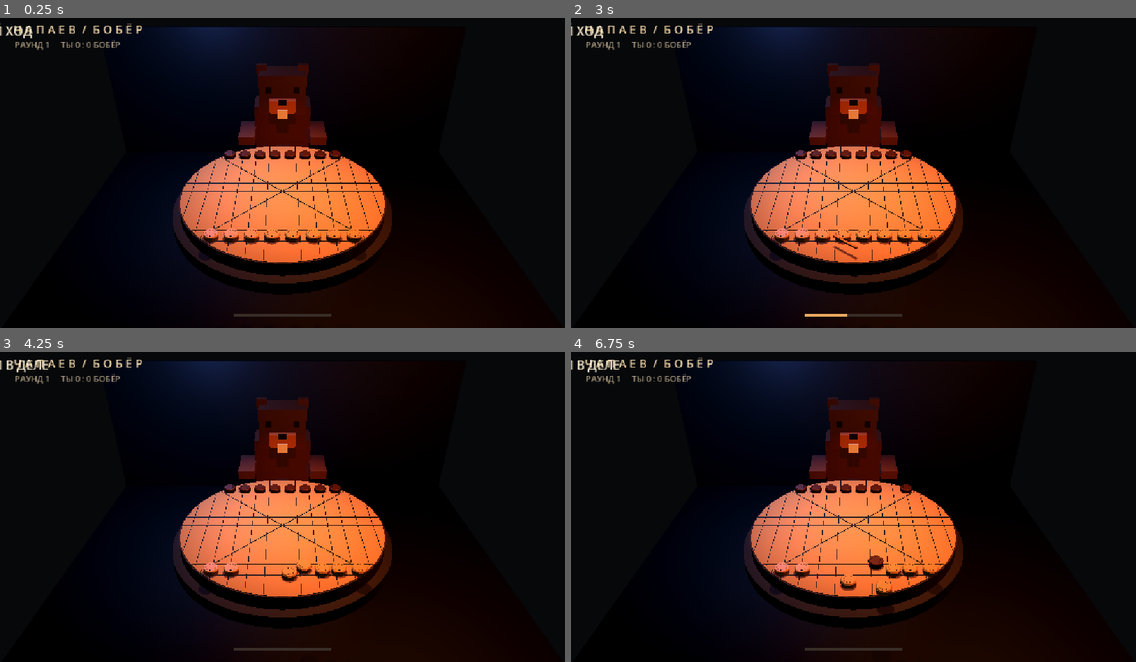
Above: before the commit, frames 1-4 (two rows, left to right).
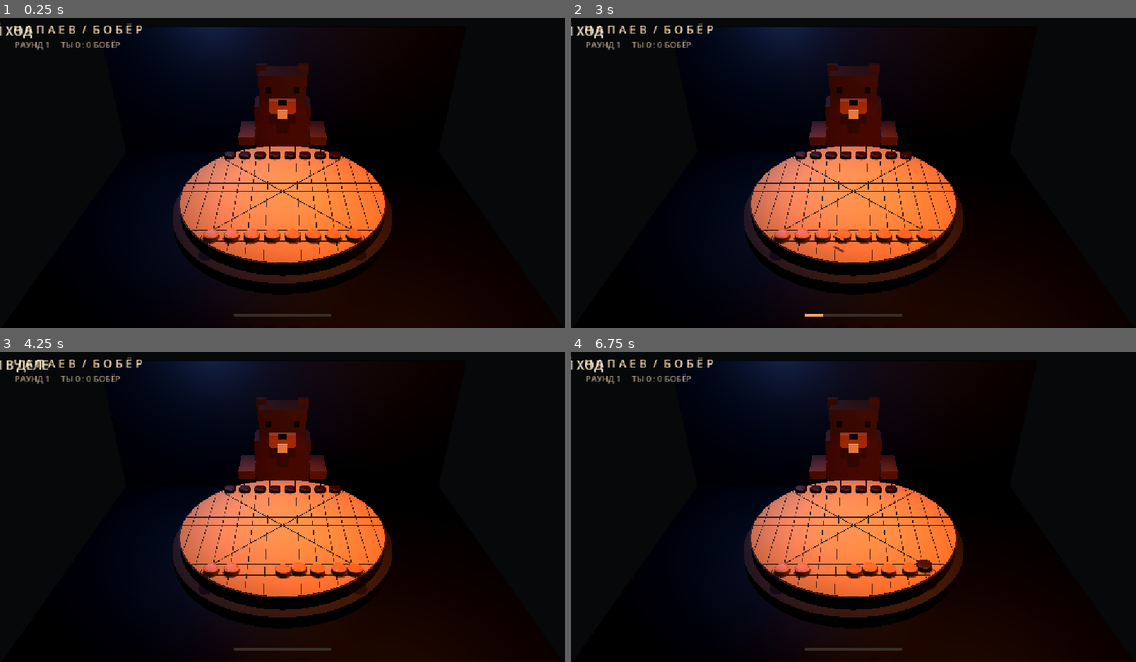
Above: after the commit, the same moments.

Repository: perrarancino/beaver-chapaev
Game: Godot game, scene res://main.tscn
Two runs of this game, one before a commit and one after it. Both use one fixed random seed, a clock stepped at 60 frames per second and the inputs below.
Inputs (mouse positions are in pixels of both pictures, inside the frame that each line leads up to):
- Up to frame 1 (0.25 s): no input
- Up to frame 2 (3 s): tap Enter at 0.5, 2 s; move the mouse to (977, 154) at 0.52 s; click (977, 154) at 0.67 s; tap Space at 1.25, 2.75 s; drag from (740, 185) to (825, 231) at 1.27 s; move the mouse to (910, 98) at 2.02 s; click (910, 98) at 2.17 s; drag from (825, 231) to (684, 120) at 2.77 s
- Up to frame 3 (4.25 s): move the mouse to (452, 550) at 3.52 s; click (452, 550) at 3.67 s
- Up to frame 4 (6.75 s): tap Enter at 4.25 s; drag from (684, 454) to (768, 423) at 4.27 s; tap Space at 5 s; move the mouse to (881, 503) at 5.02 s; click (881, 503) at 5.17 s; drag from (768, 423) to (740, 519) at 5.77 s; move the mouse to (977, 488) at 6.52 s; click (977, 488) at 6.67 s

The runs differ from the first frame. In frame 1, 0.8% of the frame differs, in the area x 36-65%, y 42-74%; in frame 2, 0.9%; in frame 3, 0.9%; in frame 4, 1.4%, in the area x 0-66%, y 1-85%.

Commit message:
Improve aiming and checker models

Diff:
--- a/game.gd
+++ b/game.gd
@@ -150,7 +150,7 @@
     selected = hit.collider
     drag_start = event.position
     aiming = true
-   elif hit and hit.collider == $BoardPhysics and hit.position.z > 0.5:
+   elif _is_table_drag(ray_start, camera.project_ray_normal(event.position)):
     orbiting = true
     rotation_proxies.clear()
     for piece in pieces:
@@ -174,17 +174,41 @@
    power_fill.size = Vector2.ZERO
    if drag.length() > 12 and is_instance_valid(selected):
     var direction := _drag_direction(drag)
-    _shoot(selected, direction, clampf(drag.length() / 100.0, 0.4, 2.8))
+    _shoot(selected, direction, clampf(_pull_strength(drag), 0.4, 2.8))
    selected = null
  if event is InputEventMouseMotion and aiming and is_instance_valid(selected):
   var drag: Vector2 = event.position - drag_start
   var direction := _drag_direction(drag)
-  var strength := clampf(drag.length() / 100.0, 0.0, 2.8)
+  var strength := _pull_strength(drag)
   aim_line.visible = strength > 0.12
   aim_line.position = selected.position + direction * (0.3 + strength * 0.22) + Vector3(0, 0.15, 0)
   aim_line.rotation.y = atan2(direction.x, direction.z)
   aim_line.scale.z = strength * 0.44
   power_fill.size = Vector2(200 * strength / 2.8, 6)
+
+func _is_table_drag(ray_start: Vector3, ray_direction: Vector3) -> bool:
+ # The round tabletop and its lower platform have no extra collider that can
+ # interfere with falling pieces; test the pointer against their plane instead.
+ var hit = Plane(Vector3.UP, -0.35).intersects_ray(ray_start, ray_direction)
+ if hit == null:
+  return false
+ return hit.z > 0.5 and Vector2(hit.x, hit.z).length() <= 2.7
+
+func _pull_strength(drag: Vector2) -> float:
+ if drag.length() < 0.001:
+  return 0.0
+ var direction := drag.normalized()
+ var viewport_size := get_viewport().get_visible_rect().size
+ var available := INF
+ if direction.x > 0.0001:
+  available = minf(available, (viewport_size.x - drag_start.x) / direction.x)
+ elif direction.x < -0.0001:
+  available = minf(available, -drag_start.x / direction.x)
+ if direction.y > 0.0001:
+  available = minf(available, (viewport_size.y - drag_start.y) / direction.y)
+ elif direction.y < -0.0001:
+  available = minf(available, -drag_start.y / direction.y)
+ return clampf(drag.length() / maxf(available, 1.0) * 2.8, 0.0, 2.8)
 
 func _drag_direction(drag: Vector2) -> Vector3:
  var right := camera.global_transform.basis.x
--- a/piece_dark.tscn
+++ b/piece_dark.tscn
@@ -1,37 +1,13 @@
-[gd_scene load_steps=9 format=3]
+[gd_scene load_steps=5 format=3]
+
+[ext_resource type="ArrayMesh" path="res://checker.obj" id="checker_mesh"]
 
 [sub_resource type="StandardMaterial3D" id="wood"]
-albedo_color = Color(0.19, 0.08, 0.042, 1)
-roughness = 0.48
-
-[sub_resource type="StandardMaterial3D" id="rim"]
-albedo_color = Color(0.30, 0.14, 0.07, 1)
+albedo_color = Color(0.20, 0.075, 0.035, 1)
 roughness = 0.42
 
-[sub_resource type="StandardMaterial3D" id="detail"]
-albedo_color = Color(0.11, 0.045, 0.022, 1)
-roughness = 0.55
-
-[sub_resource type="CylinderMesh" id="body"]
-top_radius = 0.15375
-bottom_radius = 0.14625
-height = 0.0975
-radial_segments = 48
-
-[sub_resource type="CylinderMesh" id="bevel"]
-top_radius = 0.135
-bottom_radius = 0.15375
-height = 0.02625
-radial_segments = 48
-
-[sub_resource type="TorusMesh" id="ring"]
-inner_radius = 0.0915
-outer_radius = 0.096
-rings = 32
-ring_segments = 8
-
 [sub_resource type="CylinderShape3D" id="shape"]
-radius = 0.15375
+radius = 0.155
 height = 0.135
 
 [sub_resource type="PhysicsMaterial" id="physics"]
@@ -44,20 +20,12 @@
 linear_damp = 0.6
 angular_damp = 2.0
 continuous_cd = true
+axis_lock_angular_x = true
+axis_lock_angular_z = true
 
 [node name="CollisionShape3D" type="CollisionShape3D" parent="."]
 shape = SubResource("shape")
 
-[node name="Body" type="MeshInstance3D" parent="."]
-mesh = SubResource("body")
+[node name="CarvedWood" type="MeshInstance3D" parent="."]
+mesh = ExtResource("checker_mesh")
 material_override = SubResource("wood")
-
-[node name="Bevel" type="MeshInstance3D" parent="."]
-position = Vector3(0, 0.06075, 0)
-mesh = SubResource("bevel")
-material_override = SubResource("rim")
-
-[node name="EngravedRing" type="MeshInstance3D" parent="."]
-position = Vector3(0, 0.07425, 0)
-mesh = SubResource("ring")
-material_override = SubResource("detail")
--- a/piece_light.tscn
+++ b/piece_light.tscn
@@ -1,37 +1,13 @@
-[gd_scene load_steps=9 format=3]
+[gd_scene load_steps=5 format=3]
+
+[ext_resource type="ArrayMesh" path="res://checker.obj" id="checker_mesh"]
 
 [sub_resource type="StandardMaterial3D" id="wood"]
-albedo_color = Color(0.60, 0.38, 0.20, 1)
-roughness = 0.48
-
-[sub_resource type="StandardMaterial3D" id="rim"]
-albedo_color = Color(0.74, 0.53, 0.31, 1)
+albedo_color = Color(0.68, 0.43, 0.22, 1)
 roughness = 0.42
 
-[sub_resource type="StandardMaterial3D" id="detail"]
-albedo_color = Color(0.42, 0.25, 0.13, 1)
-roughness = 0.55
-
-[sub_resource type="CylinderMesh" id="body"]
-top_radius = 0.15375
-bottom_radius = 0.14625
-height = 0.0975
-radial_segments = 48
-
-[sub_resource type="CylinderMesh" id="bevel"]
-top_radius = 0.135
-bottom_radius = 0.15375
-height = 0.02625
-radial_segments = 48
-
-[sub_resource type="TorusMesh" id="ring"]
-inner_radius = 0.0915
-outer_radius = 0.096
-rings = 32
-ring_segments = 8
-
 [sub_resource type="CylinderShape3D" id="shape"]
-radius = 0.15375
+radius = 0.155
 height = 0.135
 
 [sub_resource type="PhysicsMaterial" id="physics"]
@@ -44,20 +20,12 @@
 linear_damp = 0.6
 angular_damp = 2.0
 continuous_cd = true
+axis_lock_angular_x = true
+axis_lock_angular_z = true
 
 [node name="CollisionShape3D" type="CollisionShape3D" parent="."]
 shape = SubResource("shape")
 
-[node name="Body" type="MeshInstance3D" parent="."]
-mesh = SubResource("body")
+[node name="CarvedWood" type="MeshInstance3D" parent="."]
+mesh = ExtResource("checker_mesh")
 material_override = SubResource("wood")
-
-[node name="Bevel" type="MeshInstance3D" parent="."]
-position = Vector3(0, 0.06075, 0)
-mesh = SubResource("bevel")
-material_override = SubResource("rim")
-
-[node name="EngravedRing" type="MeshInstance3D" parent="."]
-position = Vector3(0, 0.07425, 0)
-mesh = SubResource("ring")
-material_override = SubResource("detail")
Not shown, added: checker.obj
